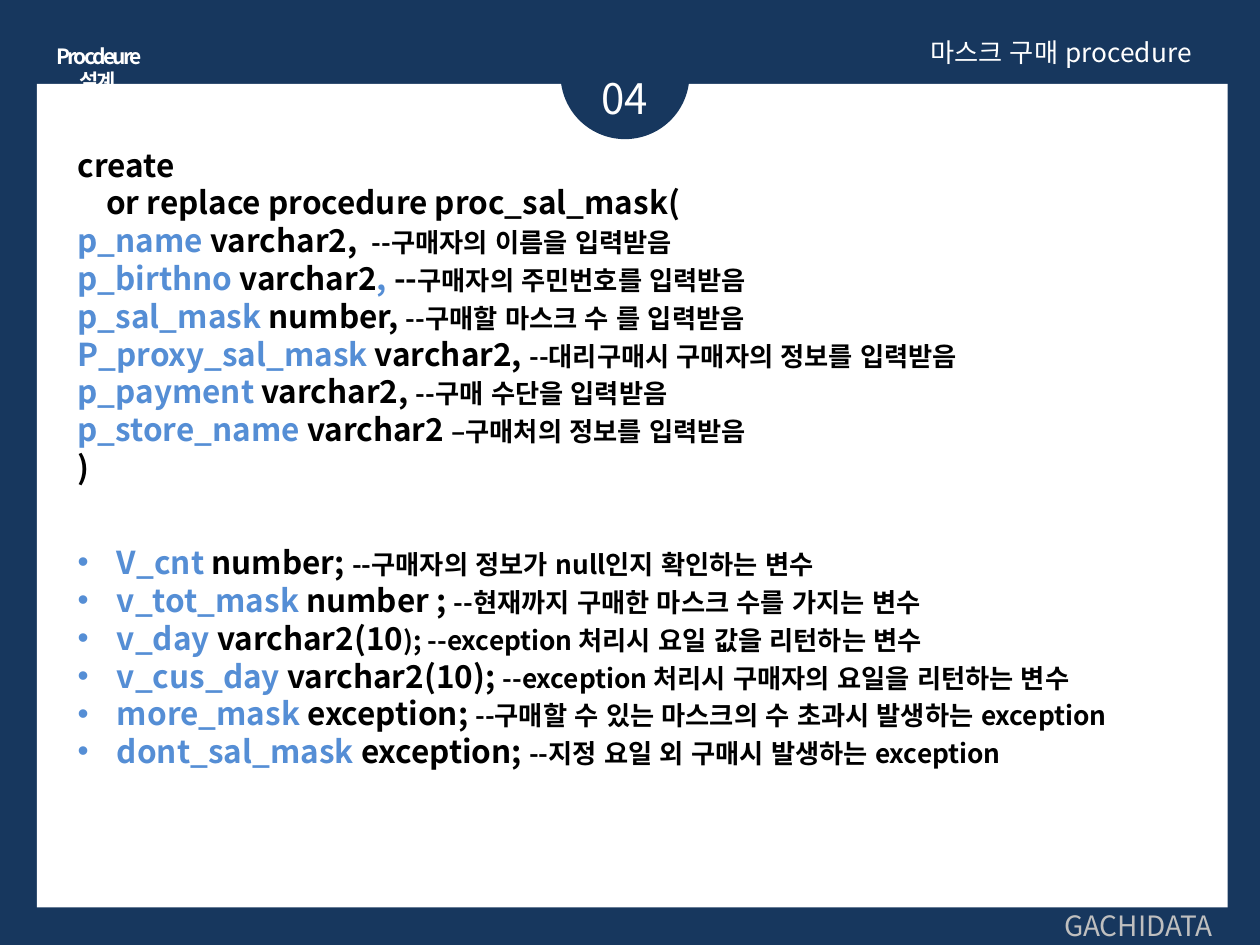
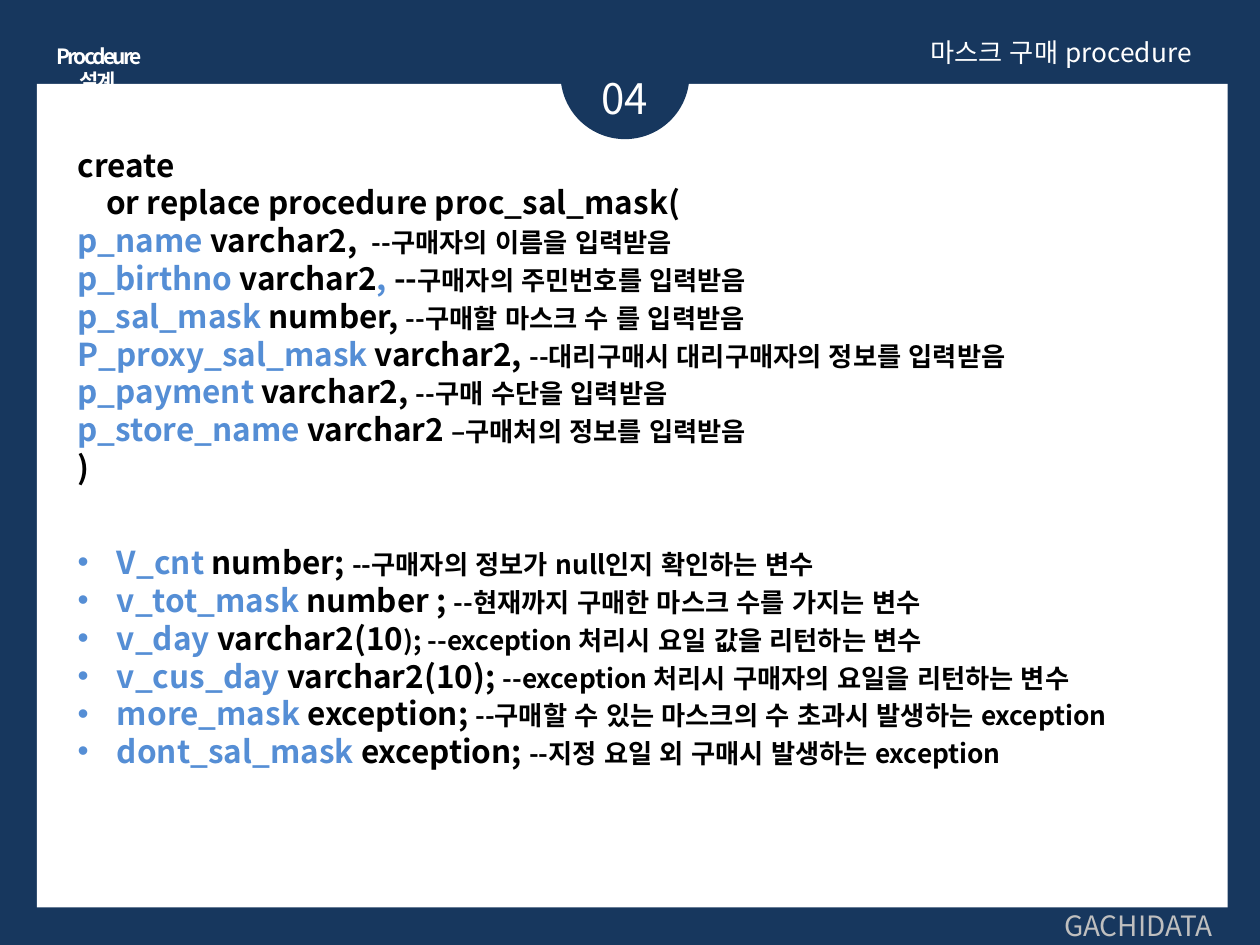
Before and after one commit to Monoreil/edu-sql, a slide deck: slide 15 of 11차SQL_hyeongmin.pptx. Drawn at 1260x945 pixels with LibreOffice and Linux fonts; fonts in the diff are those of the drawing. Boxes give left, top, right and bottom in pixels: in the first picture for what was removed or moved away, otherwise in the second. Text is boxed around its words. In the diff, an @@ line names an element or a change of style, - is before the commit and + after.

```diff
--- a/11차SQL_hyeongmin.pptx
+++ b/11차SQL_hyeongmin.pptx
@@ text at (78, 334, 1006, 373): text changed @@
-P_proxy_sal_mask varchar2, --대리구매시 구매자의 정보를 입력받음
+P_proxy_sal_mask varchar2, --대리구매시 대리구매자의 정보를 입력받음
```
Also in this commit, not shown: 6 other slides changed, 1 other file.
